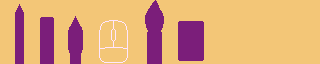
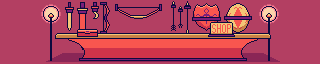
Revision of a layered 320 x 64 image; what changed, layer by layer:
added layer "Layer 9" above "Layer 1" over (x1=4, y1=0, x2=260, y2=64)
added layer "Layer 12" above "Layer 11" over (x1=0, y1=0, x2=309, y2=64)
painted on "Layer 11" over (x1=0, y1=0, x2=320, y2=64)
added layer "Layer 8" above "Layer 15(pasted)" over (x1=0, y1=0, x2=320, y2=64)
added layer "Layer 15(pasted)" above "Layer 7" over (x1=64, y1=0, x2=320, y2=64)
added layer "Layer 7" above "Copy of Layer 13" over (x1=0, y1=0, x2=320, y2=64)
added layer "Copy of Layer 13" (screen) above "Layer 13" over (x1=169, y1=0, x2=297, y2=64)
added layer "Layer 13" (screen) above "Layer 16" over (x1=0, y1=0, x2=79, y2=64)
added layer "Layer 16" above "Layer 19" over (x1=0, y1=0, x2=320, y2=64)
painted on "Layer 19" over (x1=0, y1=0, x2=320, y2=64)
